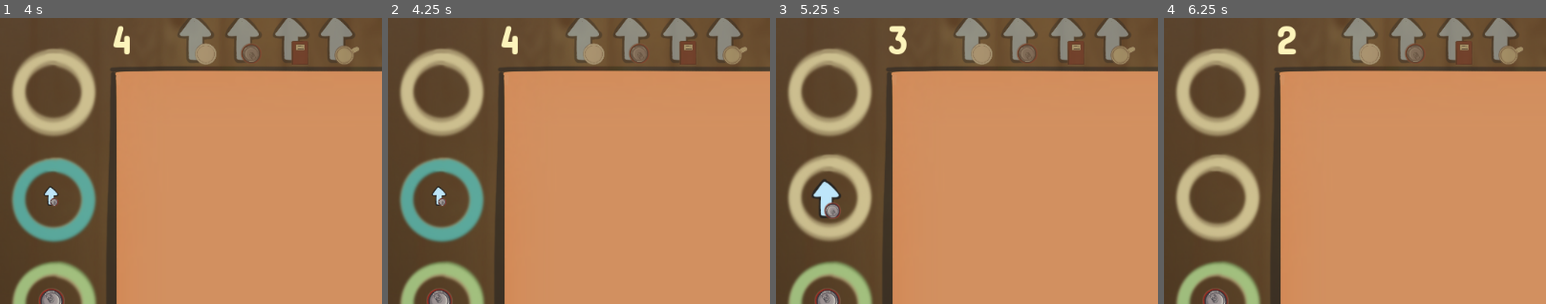
Above: before the commit, frames 1-4 (left to right).
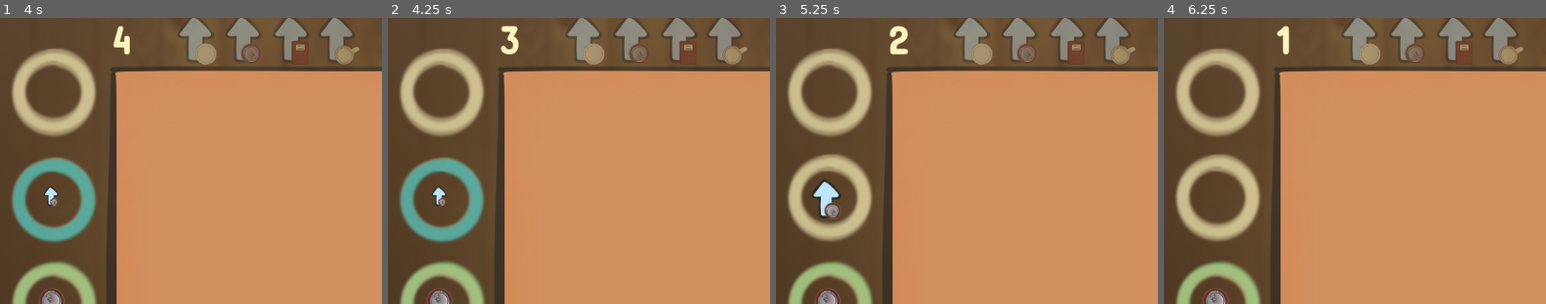
Above: after the commit, the same moments.

Repository: Nekaque/GJTraining
Game: Godot game, scene res://scenes/menu.tscn
Same seed, same stepped clock (60 frames per second), same inputs: the game is played once before the commit and once after it.
Inputs (mouse positions are % of the whole screen's width and height, from its top left):
- Up to frame 1 (4 s): click (50, 41) at 0.5 s; click (90, 6) at 1.25 s; click (90, 6) at 2 s; click (90, 6) at 2.75 s; tap Enter at 3.5 s; drag from (7, 15) to (57, 53) at 3.52 s
- Up to frame 2 (4.25 s): no input
- Up to frame 3 (5.25 s): drag from (57, 53) to (7, 34) at 4.27 s; tap Space at 5 s; hold C (collision) from 5.03 s (still down); click (7, 34) at 5.17 s
- Up to frame 4 (6.25 s): release C (collision) at 5.75 s; tap Enter at 5.75 s; drag from (7, 33) to (58, 53) at 5.77 s
The pictures show only the part of the screen within x 0-50%, y 2-52%; the shares and areas given below are measured in that part.

Frame 1 is identical in both runs. In frame 2, 0.3% of the frame differs, in the area x 29-35%, y 2-13%; in frame 3, 0.3%; in frame 4, 0.3%.
Error before the commit: Invalid assignment of property or key 'collide' with value of type 'bool' on a base object of type 'Area2D (item.gd)'. (res://scripts/main.gd:83)

Commit message:
collided fix

Diff:
--- a/scripts/main.gd
+++ b/scripts/main.gd
@@ -33,7 +33,6 @@
 
 
 func generate():
-	print(items)
 	scale = Vector2(0.8, 0.8)
 	Coll.collisions = 0
 	time = 5
@@ -80,7 +79,7 @@
 		dragging.position = get_viewport().get_mouse_position()
 		if (dragging.on_table and (Coll.collisions <= 1 or (dragging.type >=9 and dragging.type <= 13))):
 			if Coll.collisions >= 0:
-				for x in items: x.collide = false
+				for x in items: x.collided = false
 			if (Coll.collisions != 0): Coll.collisions = 0
 			Input.set_custom_mouse_cursor(table)
 		else: Input.set_custom_mouse_cursor(no_table)
@@ -184,7 +183,7 @@
 	dragging = null
 	items = legit
 	Coll.collisions = 0
-	for x in items: x.collide = false
+	for x in items: x.collided = false
 
 func _on_button_pressed() -> void:
 	get_tree().paused = false
